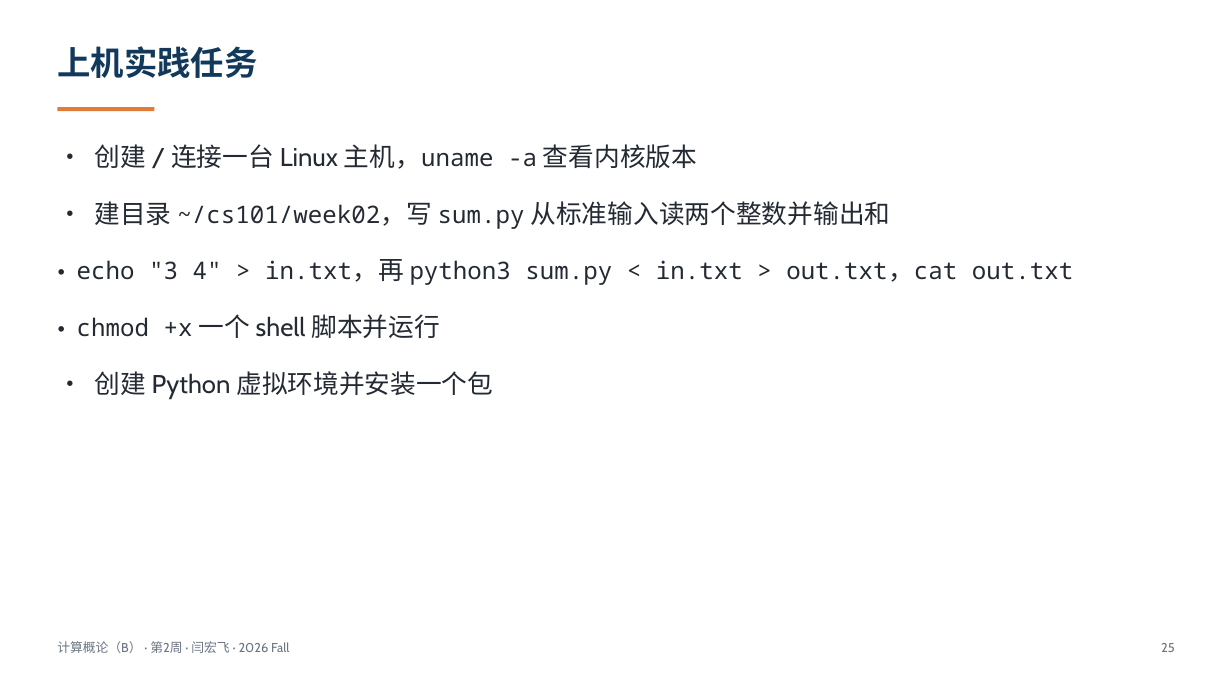
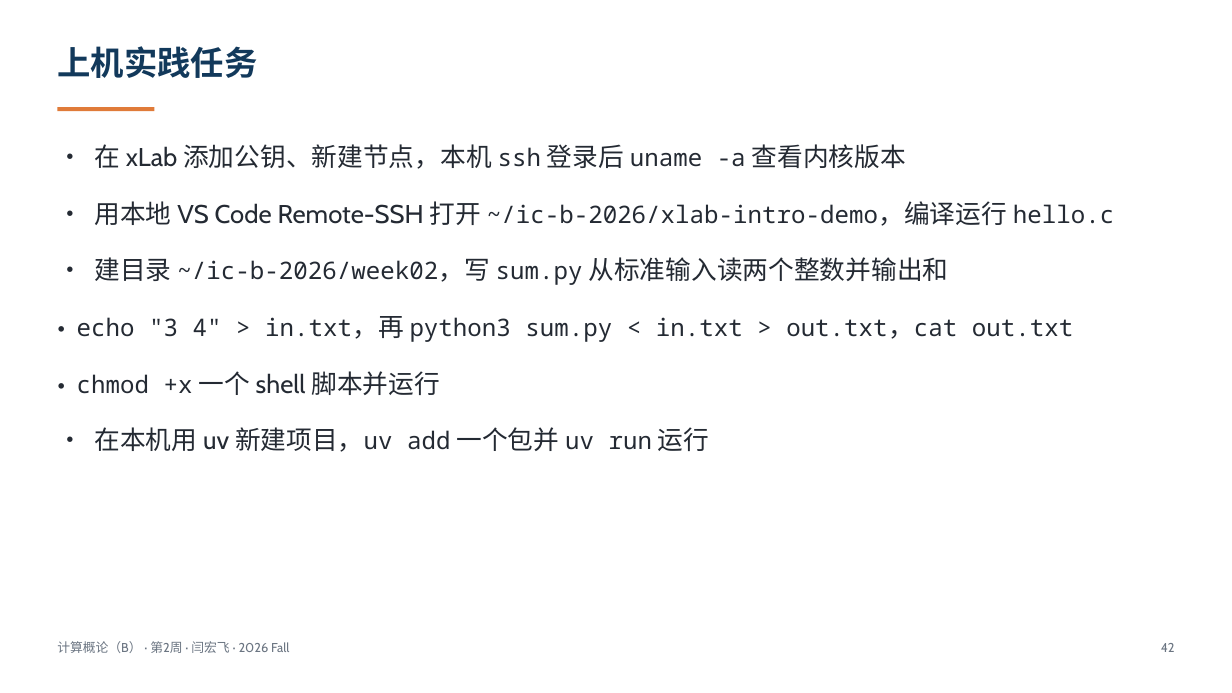
Before and after one commit to GMyhf/2026fall-cs101, a slide deck: slide 42 of courseware/202609_ADS_W02_VM_Shell_DevEnv.pptx (slide 25 before the commit). Drawn at 1232x693 pixels with LibreOffice and Linux fonts; fonts in the diff are those of the drawing. Boxes give left, top, right and bottom in pixels: in the first picture for what was removed or moved away, otherwise in the second. Text is boxed around its words. In the diff, an @@ line names an element or a change of style, - is before the commit and + after.

```diff
--- a/courseware/202609_ADS_W02_VM_Shell_DevEnv.pptx
+++ b/courseware/202609_ADS_W02_VM_Shell_DevEnv.pptx
@@ text at box(94, 144, 1114, 285): text changed @@
-• 创建 / 连接一台 Linux 主机，uname -a 查看内核版本
-• 建目录 ~/cs101/week02，写 sum.py 从标准输入读两个整数并输出和
+• 在 xLab 添加公钥、新建节点，本机 ssh 登录后 uname -a 查看内核版本
+• 用本地 VS Code Remote-SSH 打开 ~/ic-b-2026/xlab-intro-demo，编译运行 hello.c
+• 建目录 ~/ic-b-2026/week02，写 sum.py 从标准输入读两个整数并输出和
@@ text at box(94, 427, 709, 452): text changed @@
-• 创建 Python 虚拟环境并安装一个包
+• 在本机用 uv 新建项目，uv add 一个包并 uv run 运行
@@ text at box(1161, 643, 1175, 652): text changed @@
-25
+42
```
Also in this commit, not shown: 21 other slides changed, 17 slides added, 13 other files.
